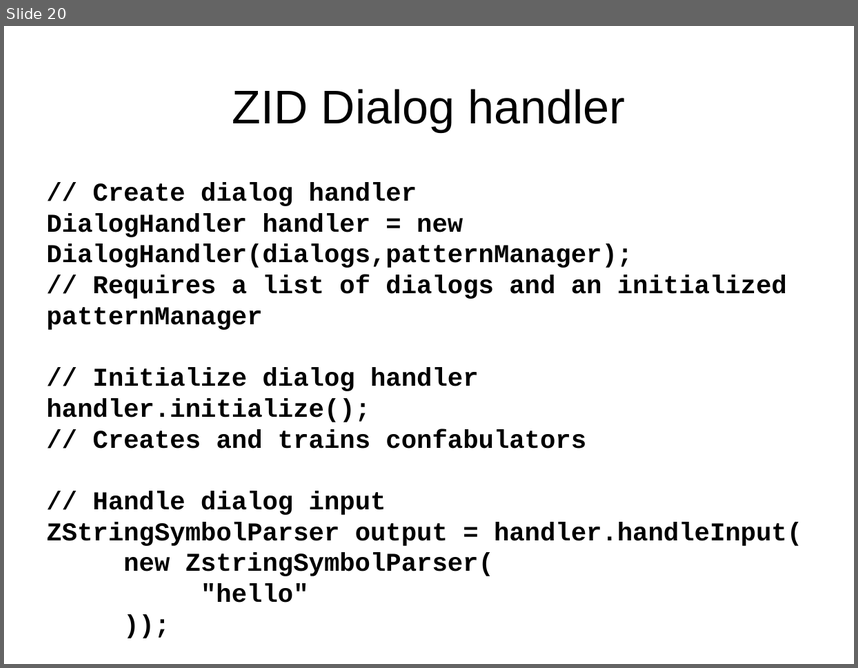
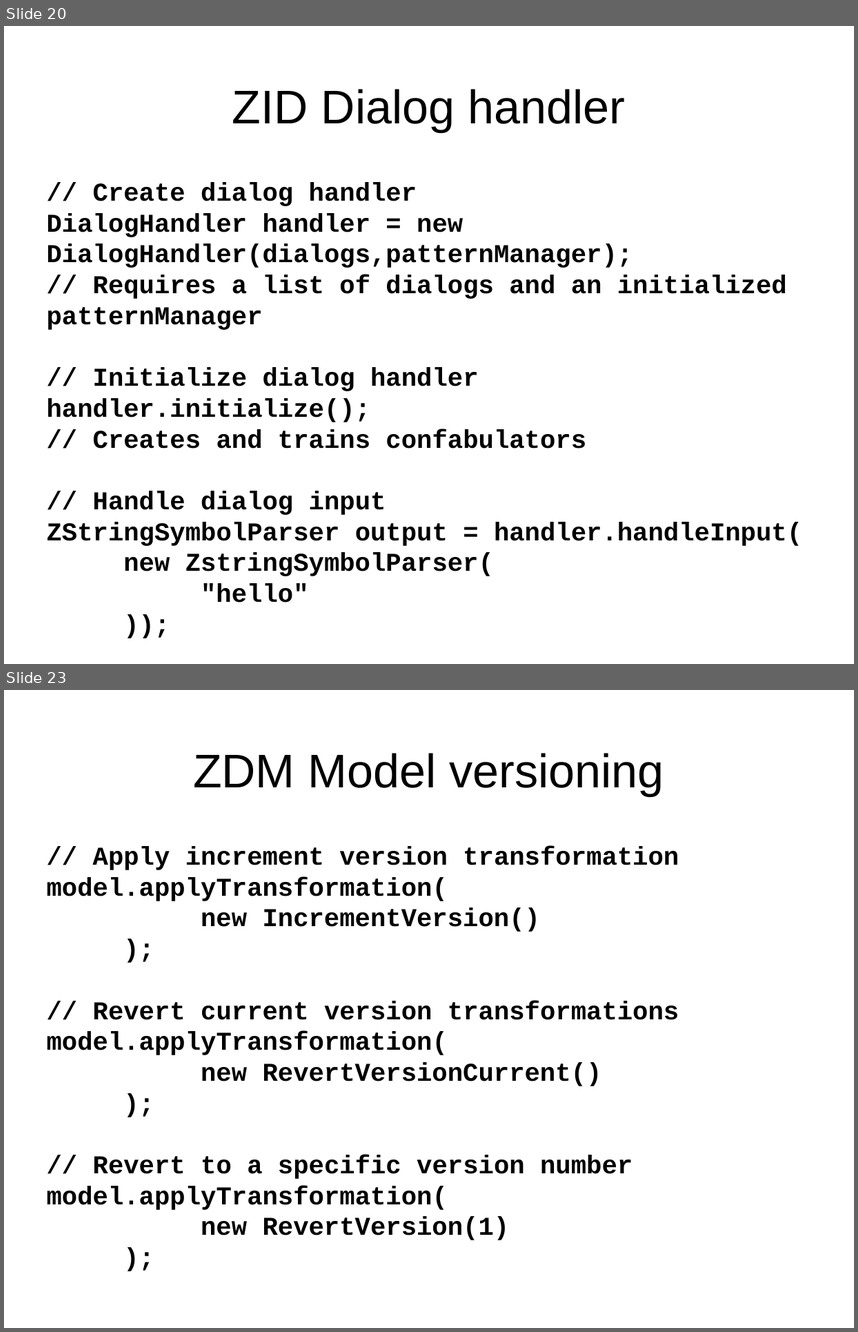
Before and after one commit to DyzLecticus/Zeesoft, a slide deck: V3.0/doc/Zeesoft Open Source Artificial Cognition.odp. Shown one above the other, each under a label of ours: slide 20 before the commit, slides 20 and 23 after it; the slides between them are not shown. The pictures are 858x668 and 858x1332 pixels, drawn with LibreOffice and Linux fonts; fonts in the diff are those of the drawing. Boxes give left, top, right and bottom in pixels: in the first picture for what was removed or moved away, otherwise in the second. Text is boxed around its words. In the diff, an @@ line names an element or a change of style, - is before the commit and + after.

```diff
--- a/V3.0/doc/Zeesoft Open Source Artificial Cognition.odp
+++ b/V3.0/doc/Zeesoft Open Source Artificial Cognition.odp
@@ slide 23 added at box(4, 690, 854, 1328), background #FFFFFF @@
@@ title added at box(193, 753, 664, 796), 44 pt, text #000000 @@
+ZDM Model versioning
@@ subtitle added at box(47, 846, 679, 1240), 24 pt, text #000000, bold @@
+// Apply increment version transformation
+model.applyTransformation(
+new IncrementVersion()
+);
+// Revert current version transformations
+model.applyTransformation(
+new RevertVersionCurrent()
+);
+// Revert to a specific version number
+model.applyTransformation(
+new RevertVersion(1)
+);
```
Also in this commit, not shown: 4 slides changed, 5 other slides added, 1 slide removed, 1 other file.
